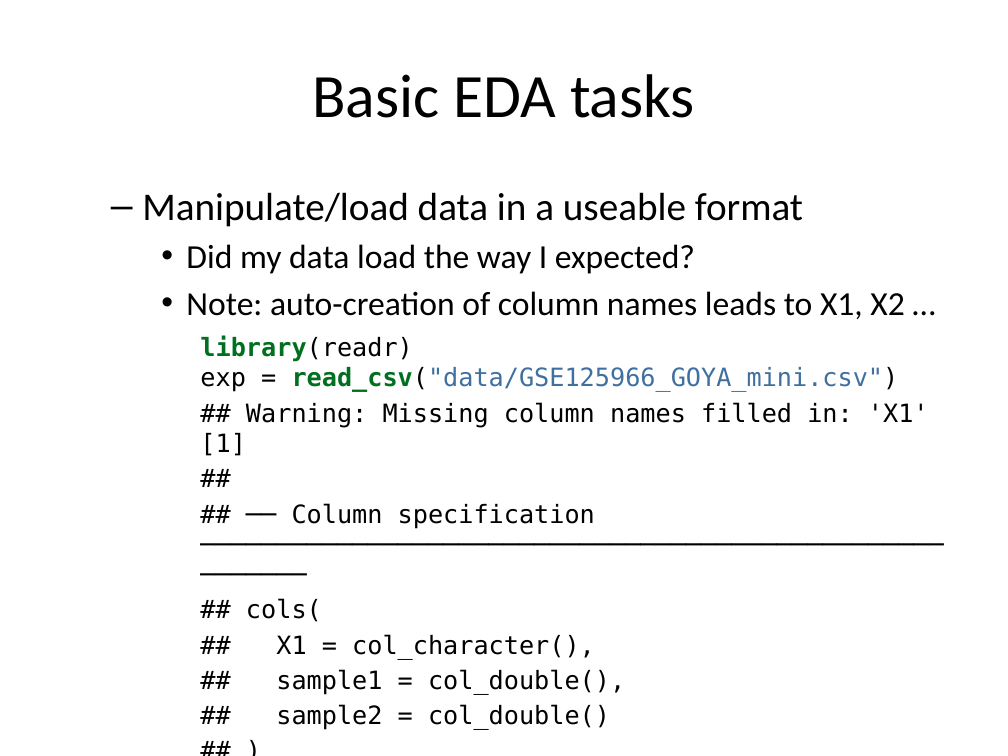
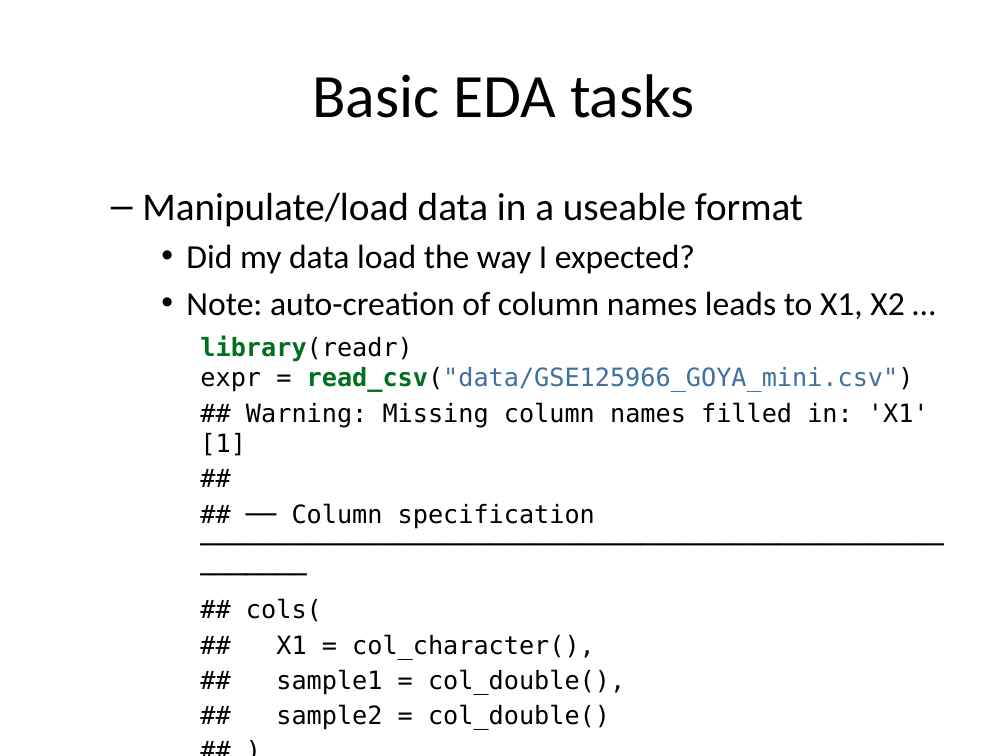
Before and after one commit to morinlab/MBB243, a slide deck: slide 6 of Lecture07.pptx. Drawn at 1008x756 pixels with LibreOffice and Linux fonts; fonts in the diff are those of the drawing. Boxes give left, top, right and bottom in pixels: in the first picture for what was removed or moved away, otherwise in the second. Text is boxed around its words. In the diff, an @@ line names an element or a change of style, - is before the commit and + after.

```diff
--- a/Lecture07.pptx
+++ b/Lecture07.pptx
@@ text at bbox=[200, 335, 914, 392]: text changed @@
-library(readr)
-exp = read_csv("data/GSE125966_GOYA_mini.csv")
+library(readr)
+expr = read_csv("data/GSE125966_GOYA_mini.csv")
```
Also in this commit, not shown: 4 other slides changed.
